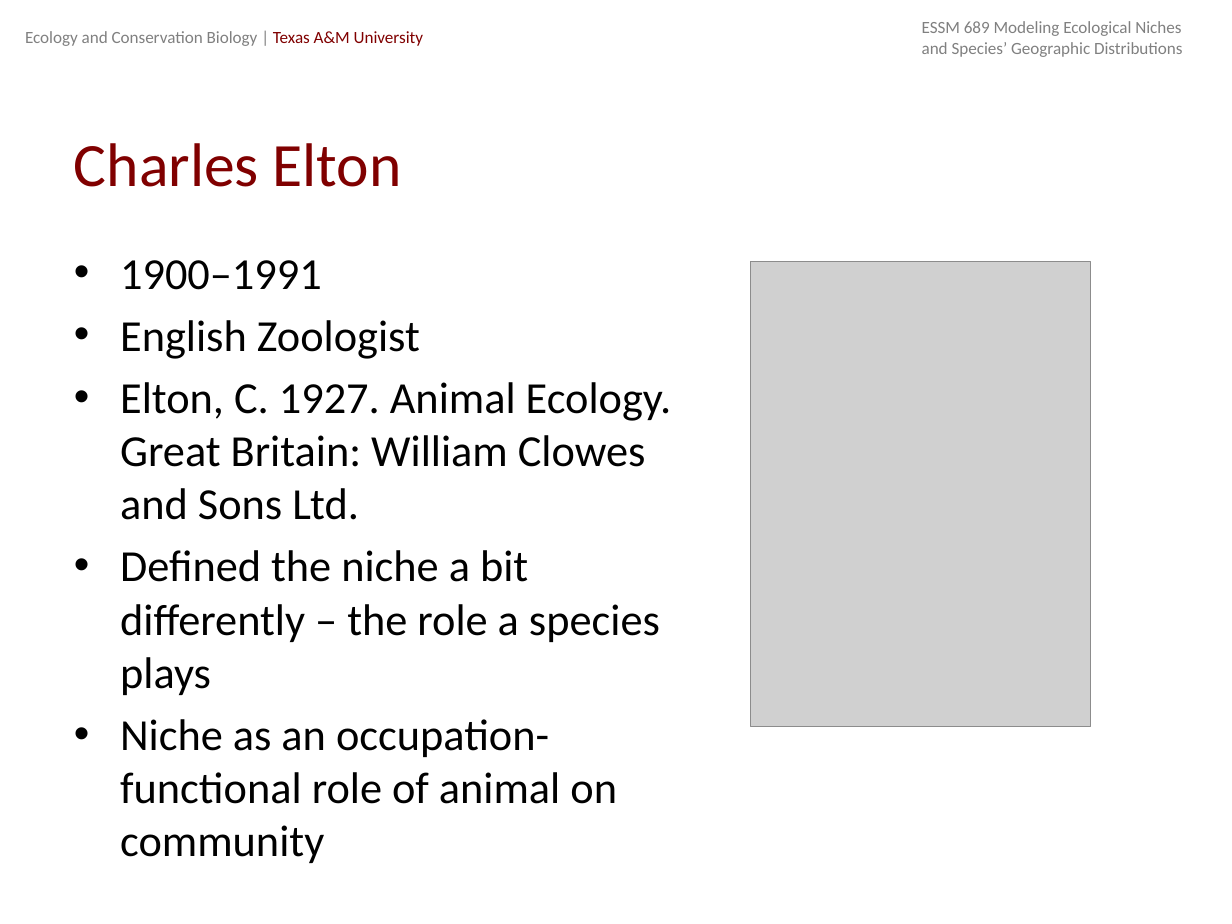
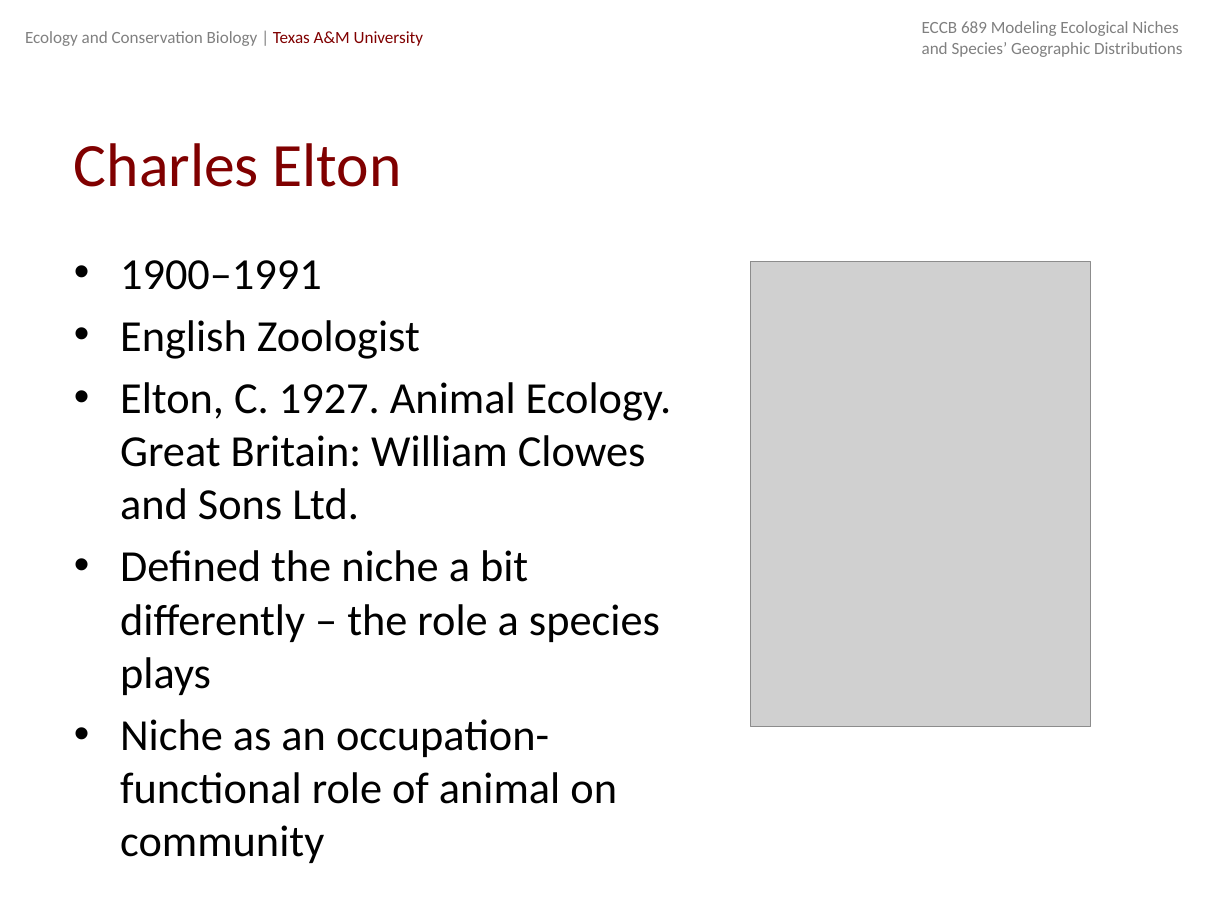
Before and after one commit to michellelawing/ECCB689, a slide deck: slide 13 of Slides/Week 1. Intro_to_Niches.pptx. Drawn at 1232x924 pixels with LibreOffice and Linux fonts; fonts in the diff are those of the drawing; grey boxes stand for pictures. Boxes give left, top, right and bottom in pixels: in the first picture for what was removed or moved away, otherwise in the second. Text is boxed around its words. In the diff, an @@ line names an element or a change of style, - is before the commit and + after.

```diff
--- a/Slides/Week 1. Intro_to_Niches.pptx
+++ b/Slides/Week 1. Intro_to_Niches.pptx
@@ text at box(922, 21, 1178, 36): text changed @@
-ESSM 689 Modeling Ecological Niches
+ECCB 689 Modeling Ecological Niches
```
Also in this commit, not shown: 25 other slides changed, 1 slide added, 1 slide removed, 3 other files.
